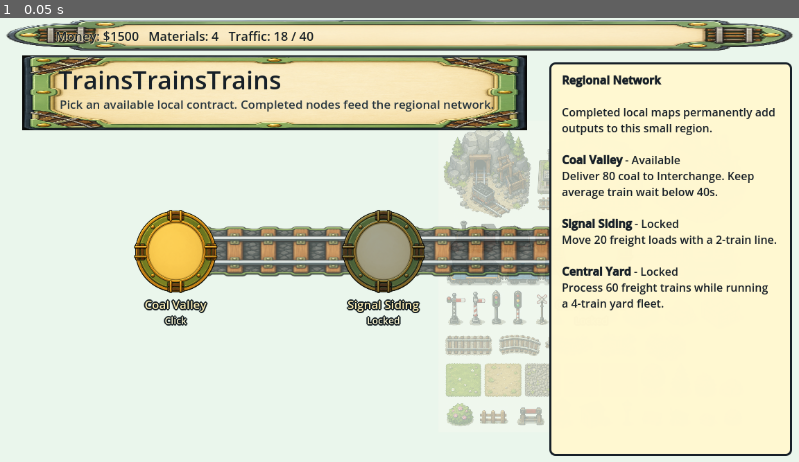
Above: before the commit, frame 1.
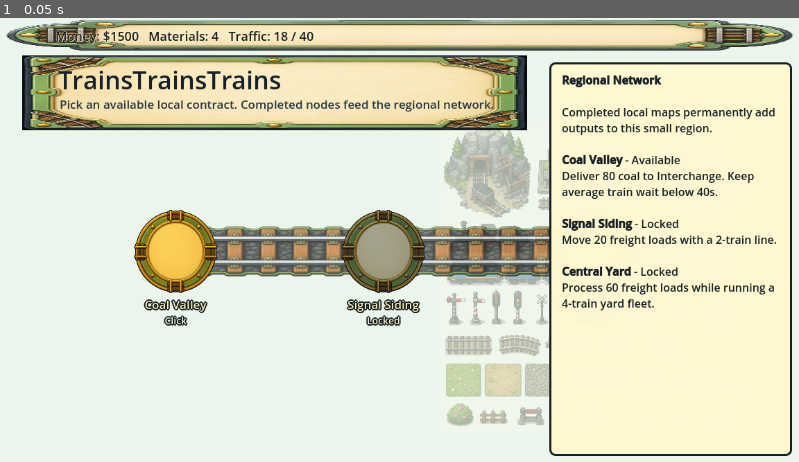
Above: after the commit, the same moment.

Repository: masamoon/TrainsTrainsTrains
Game: Godot game, scene res://scenes/main/Main.tscn
Two runs of this game, one before a commit and one after it. Both use one fixed random seed, a clock stepped at 60 frames per second and the inputs below.
Inputs:
- Up to frame 1 (0.05 s): no input

The runs differ from the first frame. In frame 1, 0.4% of the frame differs, in the area x 70-97%, y 59-66%.

Commit message:
Add diagonal rail support and update yard scenario

Diff:
--- a/scripts/Main.gd
+++ b/scripts/Main.gd
@@ -5,7 +5,16 @@
 const SAVE_PATH := "user://trains_campaign.json"
 const CELL := 48.0
 const GRID_ORIGIN := Vector2(64, 132)
-const DIRS: Array[Vector2i] = [Vector2i.UP, Vector2i.RIGHT, Vector2i.DOWN, Vector2i.LEFT]
+const DIRS: Array[Vector2i] = [
+	Vector2i.UP,
+	Vector2i(1, -1),
+	Vector2i.RIGHT,
+	Vector2i(1, 1),
+	Vector2i.DOWN,
+	Vector2i(-1, 1),
+	Vector2i.LEFT,
+	Vector2i(-1, -1),
+]
 
 var screen: int = Screen.REGIONAL
 var scenarios: Array = []
@@ -299,25 +308,23 @@
 		{
 			"id": "steelworks",
 			"name": "Central Yard",
-			"purpose": "Teach signal blocks, junction debugging, holding sidings, and chain signals.",
-			"objective": "Process 60 freight trains while running a 4-train yard fleet.",
-			"briefing": "Lesson: this is the full yard problem. Signals are traffic lights for rail sections.\nBlock signals belong on plain track after stations or after junction exits; they let following trains enter once the next section is clear.\nChain signals belong before a junction; they make a train wait until its exit section is clear.\nPair signals protect both directions on a two-way rail tile. Use right-hand running on double track: lower/south eastbound, upper/north westbound.",
-			"start_message": "Build both return routes. Use block signals on straight sections and chain signals before the yard junction.",
+			"purpose": "Teach a compact right-hand yard loop with block spacing, a yard throat, and a return path.",
+			"objective": "Process 60 freight loads while running a 4-train yard fleet.",
+			"briefing": "Lesson: this is the first production yard loop.\nBuild West Line into Central Yard, continue to East Line, then use diagonal return rails through Central Yard and back to West Line.\nUse right-hand running: row 4 carries trains east, row 5 brings trains back into the yard throat, and row 3 carries the return west. Place block signals along straight sections and one chain signal before the diagonal return enters the yard throat.",
+			"start_message": "Build the full loop: West Line -> Central Yard -> East Line -> Central Yard -> West Line. Run four trains on the West Line line.",
 			"target": 60,
 			"fleet_goal": 4,
 			"cargo": "mixed freight",
 			"kind": "yard",
 			"start_budget": 3100,
 			"grid": Vector2i(14, 9),
-			"route": ["west_line", "central_yard", "east_line", "central_yard"],
-			"alt_route": ["south_line", "central_yard", "east_line", "central_yard"],
+			"route": ["west_line", "central_yard", "east_line", "central_yard", "west_line"],
 			"stations": [
 				{"id": "west_line", "name": "West Line", "pos": Vector2i(1, 3), "role": "source", "produces": "freight", "accepts": [], "platforms": 1},
-				{"id": "south_line", "name": "South Line", "pos": Vector2i(4, 7), "role": "source", "produces": "freight", "accepts": [], "platforms": 1},
 				{"id": "central_yard", "name": "Central Yard", "pos": Vector2i(7, 4), "role": "yard", "produces": "", "accepts": ["freight"], "platforms": 1},
 				{"id": "east_line", "name": "East Line", "pos": Vector2i(12, 4), "role": "sink", "produces": "", "accepts": ["freight"], "platforms": 1}
 			],
-			"ghost": [Vector2i(1, 3), Vector2i(2, 3), Vector2i(3, 3), Vector2i(4, 3), Vector2i(5, 3), Vector2i(6, 3), Vector2i(7, 3), Vector2i(7, 4), Vector2i(8, 4), Vector2i(9, 4), Vector2i(10, 4), Vector2i(11, 4), Vector2i(12, 4), Vector2i(4, 7), Vector2i(4, 6), Vector2i(5, 6), Vector2i(6, 6), Vector2i(7, 6), Vector2i(7, 5), Vector2i(7, 4)],
+			"ghost": [Vector2i(1, 3), Vector2i(2, 4), Vector2i(3, 4), Vector2i(4, 4), Vector2i(5, 4), Vector2i(6, 4), Vector2i(7, 4), Vector2i(8, 4), Vector2i(9, 4), Vector2i(10, 4), Vector2i(11, 4), Vector2i(12, 4), Vector2i(11, 5), Vector2i(10, 5), Vector2i(9, 5), Vector2i(8, 5), Vector2i(7, 4), Vector2i(6, 3), Vector2i(5, 3), Vector2i(4, 3), Vector2i(3, 3), Vector2i(2, 3), Vector2i(1, 3)],
 			"reward_money": 0,
 			"reward_materials": 0,
 			"reward_load": 0,
@@ -932,10 +939,18 @@
 func _dir_name(dir: Vector2i) -> String:
 	if dir == Vector2i.UP:
 		return "north"
+	if dir == Vector2i(1, -1):
+		return "northeast"
 	if dir == Vector2i.DOWN:
 		return "south"
+	if dir == Vector2i(1, 1):
+		return "southeast"
 	if dir == Vector2i.LEFT:
 		return "west"
+	if dir == Vector2i(-1, 1):
+		return "southwest"
+	if dir == Vector2i(-1, -1):
+		return "northwest"
 	return "east"
 
 func _track_key(p: Vector2i) -> String:
@@ -963,8 +978,13 @@
 func _has_track_segment(a: Vector2i, b: Vector2i) -> bool:
 	return track_segments.has(_segment_key(a, b))
 
+func _is_adjacent_track_step(a: Vector2i, b: Vector2i) -> bool:
+	var dx: int = abs(a.x - b.x)
+	var dy: int = abs(a.y - b.y)
+	return max(dx, dy) == 1 and (dx != 0 or dy != 0)
+
 func _add_track_segment(a: Vector2i, b: Vector2i) -> bool:
-	if abs(a.x - b.x) + abs(a.y - b.y) != 1:
+	if not _is_adjacent_track_step(a, b):
 		return false
 	if not tracks.has(a) or not tracks.has(b):
 		return false
@@ -1017,13 +1037,18 @@
 	if not _is_in_grid(cur):
 		cur = to_cell
 	path.append(cur)
-	var step_x := 1 if to_cell.x > cur.x else -1
-	while cur.x != to_cell.x:
-		cur.x += step_x
-		path.append(cur)
-	var step_y := 1 if to_cell.y > cur.y else -1
-	while cur.y != to_cell.y:
-		cur.y += step_y
+	while cur != to_cell:
+		var step_x := 0
+		if to_cell.x > cur.x:
+			step_x = 1
+		elif to_cell.x < cur.x:
+			step_x = -1
+		var step_y := 0
+		if to_cell.y > cur.y:
+			step_y = 1
+		elif to_cell.y < cur.y:
+			step_y = -1
+		cur += Vector2i(step_x, step_y)
 		path.append(cur)
 	return path
 
@@ -2548,11 +2573,11 @@
 	for i in range(ghost.size() - 1):
 		var a: Vector2i = ghost[i]
 		var b: Vector2i = ghost[i + 1]
-		if abs(a.x - b.x) + abs(a.y - b.y) == 1 and not _has_track_segment(a, b):
+		if _is_adjacent_track_step(a, b) and not _has_track_segment(a, b):
 			var ac := _grid_to_screen(a)
 			var bc := _grid_to_screen(b)
-			var horizontal: bool = abs(a.x - b.x) > 0
-			if not _draw_piece(game_track_texture, (ac + bc) * 0.5, Vector2(cell_size * 1.16, cell_size * 0.48), 0.0 if horizontal else PI * 0.5, Color(1, 1, 1, 0.24)):
+			var delta := bc - ac
+			if not _draw_piece(game_track_texture, (ac + bc) * 0.5, Vector2(delta.length() * 1.18, cell_size * 0.48), delta.angle(), Color(1, 1, 1, 0.24)):
 				draw_line(ac, bc, Color(0.4, 0.5, 0.45, 0.24), max(8.0, cell_size * 0.16), true)
 	for p in ghost:
 		if not tracks.has(p):
@@ -2591,8 +2616,8 @@
 			continue
 		var c := _grid_to_screen(p)
 		var nc := _grid_to_screen(n)
-		var horizontal: bool = abs(n.x - p.x) > 0
-		if not _draw_piece(game_track_texture, (c + nc) * 0.5, Vector2(cell_size * 1.2, cell_size * 0.54), 0.0 if horizontal else PI * 0.5):
+		var delta := nc - c
+		if not _draw_piece(game_track_texture, (c + nc) * 0.5, Vector2(delta.length() * 1.2, cell_size * 0.54), delta.angle()):
 			draw_line(c, nc, Color.html("#4b4037"), cell_size * 0.32, true)
 			draw_line(c, nc, Color.html("#e7d6a1"), cell_size * 0.18, true)
 			draw_line(c, nc, Color.html("#393536"), cell_size * 0.06, true)
@@ -2635,7 +2660,7 @@
 			var is_chain := sig_type == "chain"
 			var occupied := _signal_has_blocker_for_dir(p, dir)
 			var light := Color.html("#e84242") if occupied else Color.html("#42d46b")
-			var facing := Vector2(dir)
+			var facing := Vector2(dir).normalized()
 			var side := Vector2(-facing.y, facing.x)
 			var rail_edge := c + side * cell_size * 0.25
 			var mast_pos := c + side * cell_size * 0.48 - facing * cell_size * 0.08
--- a/scripts/SmokeTest.gd
+++ b/scripts/SmokeTest.gd
@@ -14,6 +14,7 @@
 	_run_coal_smoke(main)
 	_run_layout_smoke(main)
 	_run_debug_money_smoke(main)
+	_run_diagonal_track_smoke(main)
 	_run_signal_rotation_smoke(main)
 	_run_paired_chain_signal_smoke(main)
 	_run_dispatcher_assignment_smoke(main)
@@ -65,6 +66,16 @@
 	main._debug_replenish_money()
 	_require(int(main.local["money"]) == before + 5000, "Debug money button should add $5000 to the local budget.")
 
+func _run_diagonal_track_smoke(main: Node) -> void:
+	main.start_scenario("coal_valley")
+	main.local["money"] = 5000
+	main._place_track_path(Vector2i(2, 2), Vector2i(5, 5))
+	_require(main._has_track_segment(Vector2i(2, 2), Vector2i(3, 3)), "Diagonal drags should create diagonal rail segments.")
+	_require(main._has_track_segment(Vector2i(3, 3), Vector2i(4, 4)), "Diagonal rail should continue through the drag path.")
+	_require(not main._has_track_segment(Vector2i(2, 2), Vector2i(3, 2)), "Diagonal drags should not create square corner rail.")
+	main._place_signal(Vector2i(3, 3), "block")
+	_require(main._signal_dir(Vector2i(3, 3)) == Vector2i(1, 1) or main._signal_dir(Vector2i(3, 3)) == Vector2i(-1, -1), "Signals on diagonal rail should face along the diagonal segment.")
+
 func _run_signal_rotation_smoke(main: Node) -> void:
 	main.start_scenario("coal_valley")
 	main.local["money"] = 5000
@@ -171,30 +182,31 @@
 
 func _run_advanced_yard_smoke(main: Node) -> void:
 	main.start_scenario("steelworks")
-	_place_path(main, [Vector2i(1, 3), Vector2i(7, 3), Vector2i(7, 4), Vector2i(12, 4)])
-	_place_path(main, [Vector2i(4, 7), Vector2i(4, 6), Vector2i(7, 6), Vector2i(7, 4)])
-	_place_path(main, [Vector2i(12, 4), Vector2i(12, 5), Vector2i(8, 5), Vector2i(7, 4)])
-	main._place_signal(Vector2i(6, 3), "chain")
-	main._place_signal(Vector2i(7, 5), "chain")
-	main._place_signal(Vector2i(7, 4), "chain")
-	main._rotate_signal_at(Vector2i(7, 4))
-	main._rotate_signal_at(Vector2i(7, 4))
-	main._place_signal(Vector2i(8, 4), "block")
-	main._place_signal(Vector2i(10, 4), "block")
-	main._place_signal(Vector2i(11, 4), "block")
-	main._rotate_signal_at(Vector2i(11, 4))
-	main._place_signal(Vector2i(8, 5), "block")
-	main._place_signal(Vector2i(11, 5), "block")
-	main._rotate_signal_at(Vector2i(11, 5))
-	main._place_signal(Vector2i(3, 3), "block")
-	main._place_signal(Vector2i(5, 3), "block")
-	main._place_signal(Vector2i(5, 6), "block")
-	main._place_signal(Vector2i(6, 6), "block")
-	main._buy_train()
-	main._buy_train()
-	main._buy_train()
-	main._buy_train()
-	for i in range(1200):
+	_place_path(main, [Vector2i(1, 3), Vector2i(2, 4), Vector2i(12, 4)])
+	_place_path(main, [Vector2i(12, 4), Vector2i(11, 5), Vector2i(8, 5), Vector2i(7, 4)])
+	_place_path(main, [Vector2i(7, 4), Vector2i(6, 3), Vector2i(1, 3)])
+	var east: Array[Vector2i] = [Vector2i.RIGHT]
+	var west: Array[Vector2i] = [Vector2i.LEFT]
+	var northwest: Array[Vector2i] = [Vector2i(-1, -1)]
+	main._replace_signal_set(Vector2i(2, 4), "block", east)
+	main._replace_signal_set(Vector2i(3, 4), "block", east)
+	main._replace_signal_set(Vector2i(5, 4), "block", east)
+	main._replace_signal_set(Vector2i(8, 4), "block", east)
+	main._replace_signal_set(Vector2i(10, 4), "block", east)
+	main._replace_signal_set(Vector2i(11, 4), "block", east)
+	main._replace_signal_set(Vector2i(11, 5), "block", west)
+	main._replace_signal_set(Vector2i(9, 5), "block", west)
+	main._replace_signal_set(Vector2i(8, 5), "chain", northwest)
+	main._replace_signal_set(Vector2i(6, 3), "block", west)
+	main._replace_signal_set(Vector2i(4, 3), "block", west)
+	main._replace_signal_set(Vector2i(2, 3), "block", west)
+	main._compute_blocks()
+	main._add_platform()
+	main._add_platform()
+	main._add_platform()
+	for i in range(4):
+		main._buy_train_for_source("west_line")
+	for i in range(3600):
 		if main.screen != main.Screen.LOCAL:
 			break
 		main._update_local(0.1)
@@ -202,9 +214,10 @@
 	for t in main.trains:
 		if t["state"] == "NoRoute":
 			no_route_count += 1
-	_require(main.screen == main.Screen.LOCAL or main.screen == main.Screen.RESULTS, "Advanced Central Yard should remain playable after a short four-train run.")
+	_require(main.screen == main.Screen.RESULTS, "Advanced Central Yard should clear with the right-hand loop solution.")
 	_require(main.trains.size() == 4, "Advanced Central Yard should support buying four trains.")
 	_require(no_route_count == 0, "Advanced Central Yard trains should retain valid line routes during smoke.")
+	_require(int(main.result_data.get("productive_progress", 0)) >= 60 or int(main.local.get("productive_progress", 0)) >= 60, "Advanced Central Yard should hit the productive output target.")
 
 func _run_line_density_smoke(main: Node) -> void:
 	main.start_scenario("coal_valley")
